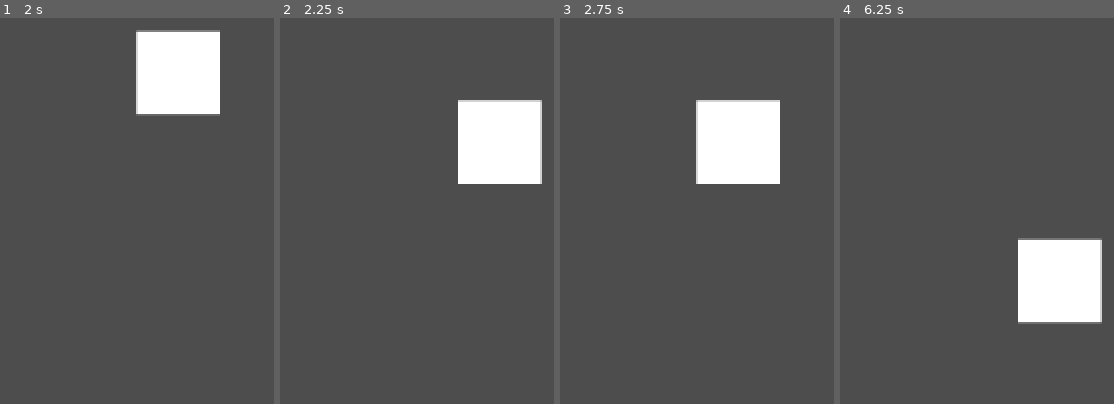
Above: before the commit, frames 1-4 (left to right).
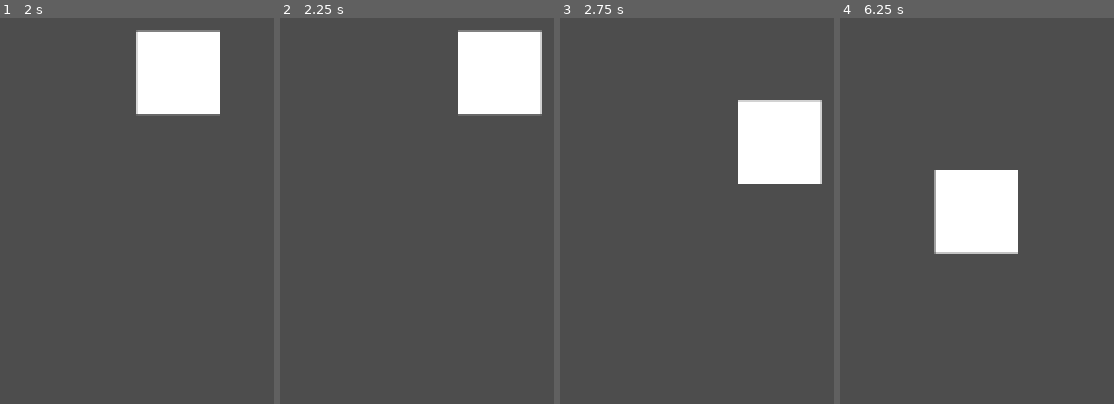
Above: after the commit, the same moments.

Repository: ElectricMolasses/CuteSpaceInvadersAssailedByBelligerentMan
Game: Godot game, scene res://src/scenes/test/invader_test.tscn
The game is run twice, just before and just after one commit, with the same random seed, the same clock (stepped at 60 frames per second) and the same inputs. The project has no main scene, so this scene is started directly.
Inputs:
- Up to frame 1 (2 s): tap Enter at 0.5 s
- Up to frame 2 (2.25 s): tap Space at 2 s
- Up to frame 3 (2.75 s): no input
- Up to frame 4 (6.25 s): tap Enter at 3.5 s; tap Space at 5 s

Frame 1 is identical in both runs. In frame 2, 11% of the frame differs, in the area x 64-96%, y 3-44%; in frame 3, 6.7%; in frame 4, 14%, in the area x 34-96%, y 39-80%.

Commit message:
- Made the invaders `drop` step occupy a full frame, removing additional horizontal movement. - Removed the invaders control over their own tick calls, now a higher   level manager must invoke `tick` to ensure synchronous movement   between invaders.

Diff:
--- a/src/entities/invaders/invader/invader.gd
+++ b/src/entities/invaders/invader/invader.gd
@@ -8,16 +8,12 @@
 
 enum Position {
 	LEFT,
-	CENTER,
+	# Center removed for simplicity,
 	RIGHT,
 }
 
 ## The period of time, in seconds that each frame should last.
 @export var frame_length: float = 0.5
-
-## Dictates the width of the box defining the area the invader
-##  will strafe horizontally within.
-@export var strafe_width: float = 200
 
 ## The number of units to the left or right that the invader
 ##  moves each `tick`.
@@ -40,9 +36,11 @@
 var sprite: Sprite2D = null
 var visual_width: float = 0.0
 
-@export var strafe_box: Rect2 = Rect2(self.position, Vector2(strafe_width, 0))
+@export var strafe_box: Rect2 = Rect2(self.position, Vector2(0, 0))
 var strafe_left_x: float = 0.0
 var strafe_right_x: float = 0.0
+
+var is_dropping: bool = false
 
 func _ready() -> void:
 	strafe_left_x =  self.position.x
@@ -59,26 +57,24 @@
 		Position.LEFT:
 			# The invader is starting at the correct location already
 			pass
-		#TODO: These two need to have the sprites width removed from strafe_width.
-		Position.CENTER:
-			position.x += (strafe_box.end.x - self.visual_width) / 2
 		Position.RIGHT:
-			position.x += strafe_width - self.visual_width
+			position.x += strafe_box.size.x - self.visual_width
 
 func _process(delta: float) -> void:
 	pass
 
 func _physics_process(delta: float) -> void:
-	current_frame_time += delta
-
-	if current_frame_time >= frame_length:
-		current_frame_time -= frame_length
-		self.tick()
+	pass
 
 func tick() -> void:
 	self.handle_movement()
 
 func handle_movement() -> void:
+	if is_dropping:
+		self.position.y += self.drop_speed
+		self.is_dropping = false
+		return
+
 	var move_vector = Vector2(strafe_speed, 0)
 	if current_direction == Direction.LEFT:
 		move_vector = -move_vector
@@ -87,10 +83,10 @@
 
 	if self.position.x >= strafe_right_x - self.visual_width:
 		self.current_direction = Direction.LEFT
-		self.position.y += self.drop_speed
+		self.is_dropping = true
 	elif self.position.x <= strafe_left_x:
 		self.current_direction = Direction.RIGHT
-		self.position.y += self.drop_speed
+		self.is_dropping = true
 
 	self.clamp_to_strafe_box()
 
--- /dev/null
+++ b/src/scenes/test/invader_test.gd
@@ -0,0 +1,18 @@
+extends Node2D
+
+var test_invader: Invader = null
+
+@export var frame_length: float = 0.5
+
+var current_frame_time: float = 0.0
+
+
+func _ready() -> void:
+	test_invader = $Invader
+
+func _physics_process(delta: float) -> void:
+	self.current_frame_time += delta
+
+	if self.current_frame_time >= self.frame_length:
+		self.current_frame_time -= self.frame_length
+		test_invader.tick()
--- a/src/scenes/test/invader_test.tscn
+++ b/src/scenes/test/invader_test.tscn
@@ -1,13 +1,14 @@
-[gd_scene load_steps=3 format=3 uid="uid://bawhx7rwcx5cj"]
+[gd_scene load_steps=4 format=3 uid="uid://bawhx7rwcx5cj"]
 
+[ext_resource type="Script" uid="uid://81avqhulqfn8" path="res://src/scenes/test/invader_test.gd" id="1_8ixh4"]
 [ext_resource type="PackedScene" uid="uid://ed21rpoloa1k" path="res://src/entities/invaders/invader/invader.tscn" id="1_tcoqy"]
 [ext_resource type="PackedScene" uid="uid://dqu27l5g3crw7" path="res://src/scenes/test/invaders/invader_debug_visualizer.tscn" id="2_wp5ot"]
 
 [node name="InvaderTest" type="Node2D"]
+script = ExtResource("1_8ixh4")
 
 [node name="Invader" parent="." instance=ExtResource("1_tcoqy")]
 position = Vector2(36, 24)
-strafe_width = 180.0
 strafe_speed = 30.0
 strafe_box = Rect2(0, 0, 180, 60)
 
Not shown, added: src/scenes/test/invader_test.gd.uid
